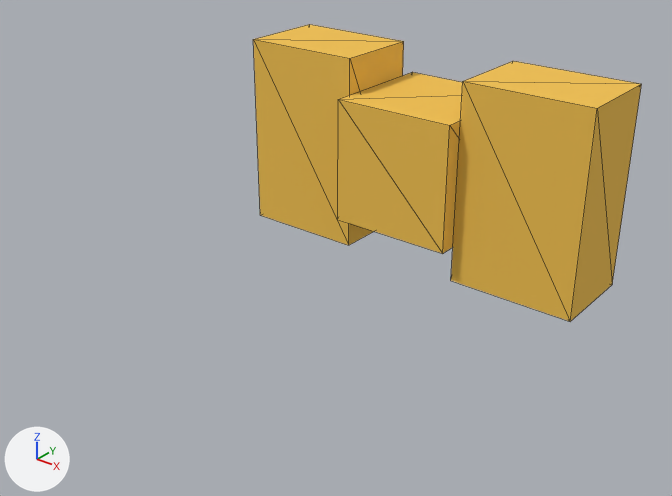
The glTF model jarvis/ui/web/frontend/src/assets/society/figures/parts/quadruped/tail_extra-bow.glb as it was, and as the next commit left it.
Rendered twice from a 50 mm lens placed at (0.265, 0.323, 0.59), pointed at (0.002, 0.651, 0.387). Arrows for +X, +Y and +Z are at lower left; the lights stay in place. The first picture is the older version. Mesh edges are drawn as thin lines. Vertices at exactly the same position are counted once.

Script lines for the objects in view, before the commit:
```python
me_tail_extra_bow = bpy.data.meshes.new('tail_extra-bow')
me_tail_extra_bow.from_pydata(...)  # a box spanning x -0.035..0.035, y 0.7..0.77, z 0.375..0.445; a box spanning x 0.035..0.105, y 0.71..0.76, z 0.355..0.465; a box spanning x -0.105..-0.035, y 0.71..0.76, z 0.355..0.465
me_tail_extra_bow.materials.append(mat_tail_extra_bow_sheet)  # picture img_quadruped_fox_sheet
ob_tail_extra_bow = bpy.data.objects.new('tail_extra-bow', me_tail_extra_bow)
ob_tail_extra_bow.location = (0.0, 0.0, 0.0)
```
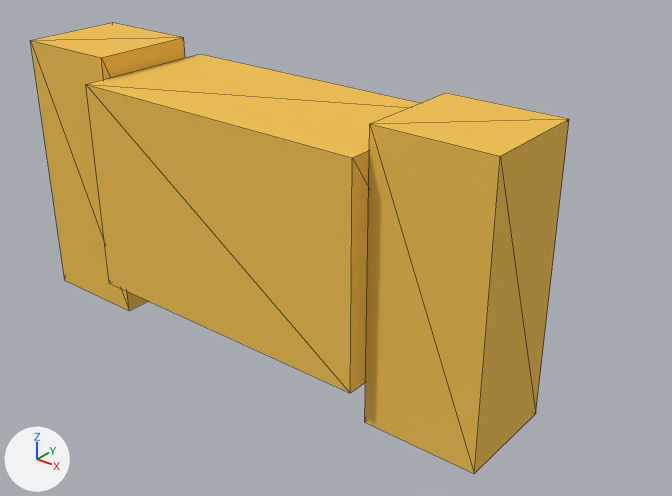
What differs and where, as boxes (x1, y1, x2, y2) in the pictures (672 x 496 px; the box of a moved part takes in the faces that stretch with it):
```json
{"object": "tail_extra-bow", "change": "reshaped", "before": [253, 24, 642, 322], "after": [30, 23, 569, 474], "on screen": "38% wider, 51% taller"}
{"part": 1, "of": "me_tail_extra_bow", "change": "moved or reshaped", "before": [338, 72, 463, 254], "after": [86, 54, 419, 393]}
{"part": 2, "of": "me_tail_extra_bow", "change": "moved or reshaped", "before": [451, 61, 642, 322], "after": [365, 93, 569, 474]}
{"part": 3, "of": "me_tail_extra_bow", "change": "moved or reshaped", "before": [253, 24, 404, 245], "after": [30, 23, 185, 311]}
```

Edits to the scene script, one JSON object a line:
```json
{"block": "me_tail_extra_bow", "where": "# used by ob_tail_extra_bow; location = (0.0, 0.0, 0.0)"}
{"op": "remove", "block": "me_tail_extra_bow", "code": "me_tail_extra_bow.from_pydata(...)  # 24 vertices, 36 faces; spans x -0.105..0.105, y 0.7..0.77, z 0.355..0.465"}
{"op": "add", "block": "me_tail_extra_bow", "code": "me_tail_extra_bow.from_pydata(...)  # 24 vertices, 36 faces; spans x -0.128..0.128, y 0.57..0.64, z 0.355..0.485"}
{"block": "me_tail_extra_bow", "change": "me_tail_extra_bow part 1: the loose piece of 8 vertices spanning x -0.035..0.035, y 0.7..0.77, z 0.375..0.445 is scaled about its middle by (2.14, 1, 1.43), then moved by (0.0, -0.13, 0.015)"}
{"block": "me_tail_extra_bow", "change": "me_tail_extra_bow part 2: the loose piece of 8 vertices spanning x 0.035..0.105, y 0.71..0.76, z 0.355..0.465 is scaled about its middle by (0.757, 1, 1.18), then moved by (0.031, -0.13, 0.01)"}
{"block": "me_tail_extra_bow", "change": "me_tail_extra_bow part 3: the loose piece of 8 vertices spanning x -0.105..-0.035, y 0.71..0.76, z 0.355..0.465 is scaled about its middle by (0.757, 1, 1.18), then moved by (-0.031, -0.13, 0.01)"}
```
